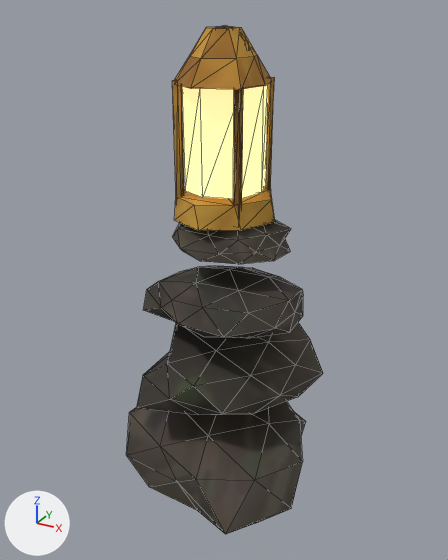
A saved change to the glTF model public/assets/world/cairn_lantern/model.glb.
One viewpoint serves both versions: a 50 mm lens placed at (0.756, -1.327, 1.256), pointed at (0.024, 0.004, 0.59). The lights are fixed; the arrows at lower left show +X, +Y and +Z. The older version comes first. Mesh edges are drawn as thin lines. Where no turn or scale is listed for an object, it has been applied to the vertices. Vertices at exactly the same position are counted once.

Names of what the first picture shows: 'cairn_lantern'.
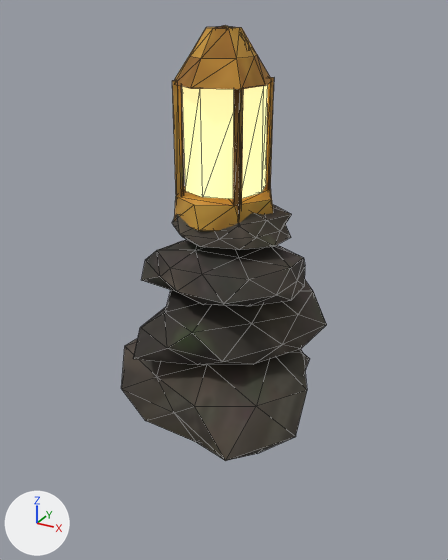
The newer file is also turned or shifted as a whole; pictures and numbers use the older file's frame.

Boxes [x1, y1, x2, y2] around the edits, measured in the pictures (448 x 560 px; the box of a moved part takes in the faces that stretch with it):
'cairn_lantern', reshaped (14% shorter): before [126, 26, 323, 534]; after [121, 25, 327, 461]
part 1 of me_cairn_lantern, moved or reshaped: before [126, 401, 306, 534]; after [121, 338, 310, 461]
part 2 of me_cairn_lantern, moved or reshaped: before [137, 322, 323, 415]; after [133, 280, 327, 365]
part 3 of me_cairn_lantern, moved or reshaped: before [143, 266, 303, 338]; after [142, 240, 305, 306]
part 4 of me_cairn_lantern, moved or reshaped: before [173, 220, 291, 264]; after [172, 205, 292, 250]

Edits to the bpy script that builds the scene:
```text
Change me_cairn_lantern:
    used by ob_cairn_lantern; location = (0.0, 0.0, 0.609)
    remove me_cairn_lantern.from_pydata(...)  # 316 vertices, 576 faces; spans x -0.31..0.31, y -0.312..0.312, z -0.609..0.609
    add me_cairn_lantern.from_pydata(...)  # 316 vertices, 576 faces; spans x -0.31..0.31, y -0.312..0.312, z -0.381..0.609
    me_cairn_lantern part 1: the loose piece of 42 vertices spanning x -0.31..0.31, y -0.312..0.306, z -0.609..-0.39 is moved by (0.0, 0.0, 0.228)
    me_cairn_lantern part 2: the loose piece of 42 vertices spanning x -0.192..0.285, y -0.234..0.312, z -0.334..-0.151 is moved by (0.0, 0.0, 0.151)
    me_cairn_lantern part 3: the loose piece of 42 vertices spanning x -0.19..0.234, y -0.19..0.166, z -0.109..0.024 is moved by (0.0, 0.0, 0.088)
    me_cairn_lantern part 4: the loose piece of 42 vertices spanning x -0.111..0.192, y -0.125..0.149, z 0.071..0.177 is moved by (0.0, 0.0, 0.038)
```
